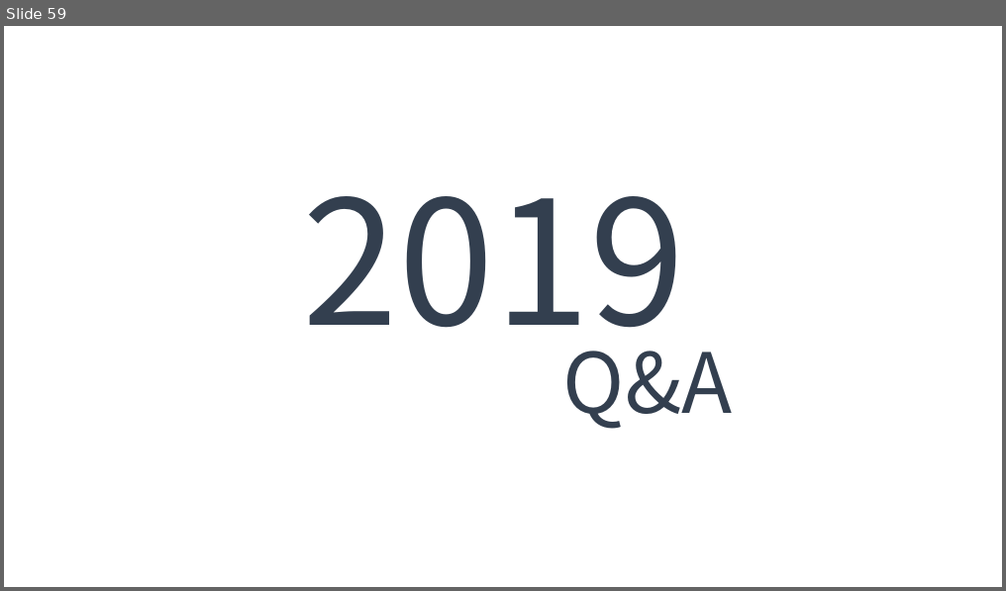
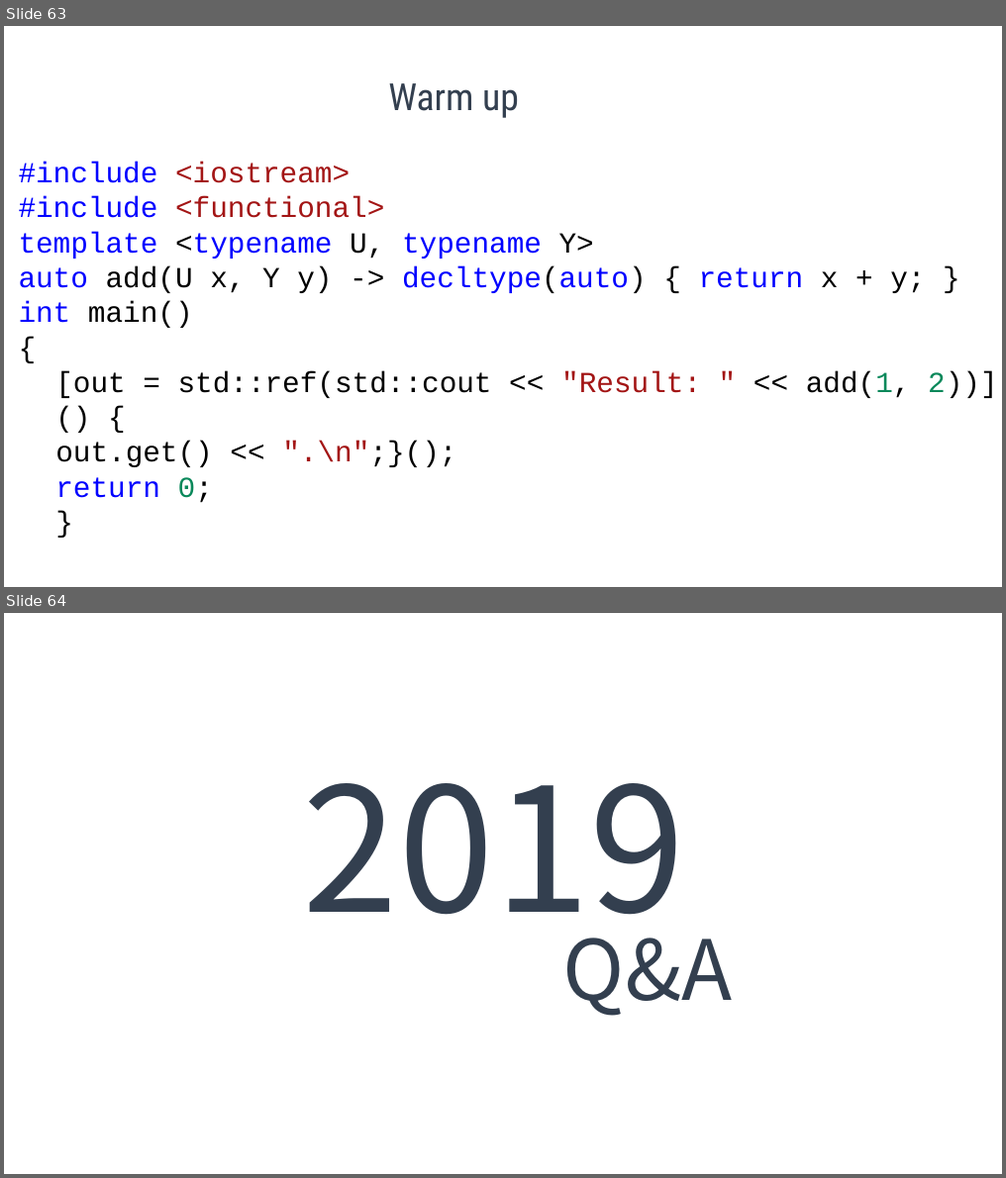
Before and after one commit to max4sharing/modern_cpp, a slide deck: C++11.pptx. Shown one above the other, each under a label of ours: slide 59 before the commit, slides 63 and 64 after it. The pictures are 1006x591 and 1006x1178 pixels, drawn with LibreOffice and Linux fonts; fonts in the diff are those of the drawing; background and template pictures are left out. Boxes give left, top, right and bottom in pixels: in the first picture for what was removed or moved away, otherwise in the second. Text is boxed around its words. In the diff, an @@ line names an element or a change of style, - is before the commit and + after.

```diff
--- a/C++11.pptx
+++ b/C++11.pptx
@@ slide 63 added at (4,26,1002,587), background picture (left out) @@
@@ text added at (388,83,519,118), 36 pt, text #333F4F @@
+Warm up
@@ text added at (19,162,997,503), 28 pt, text #000000 @@
+#include <iostream>
+#include <functional>
+template <typename U, typename Y>
+auto add(U x, Y y) -> decltype(auto) { return x + y; }
+int main()
+{
+  [out = std::ref(std::cout << "Result: " << add(1, 2))]() {
+  out.get() << ".\n";}();
+  return 0;
+}
@@ what was slide 59 is now slide 64 @@
```
Also in this commit, not shown: 6 slides changed, 4 other slides added.
